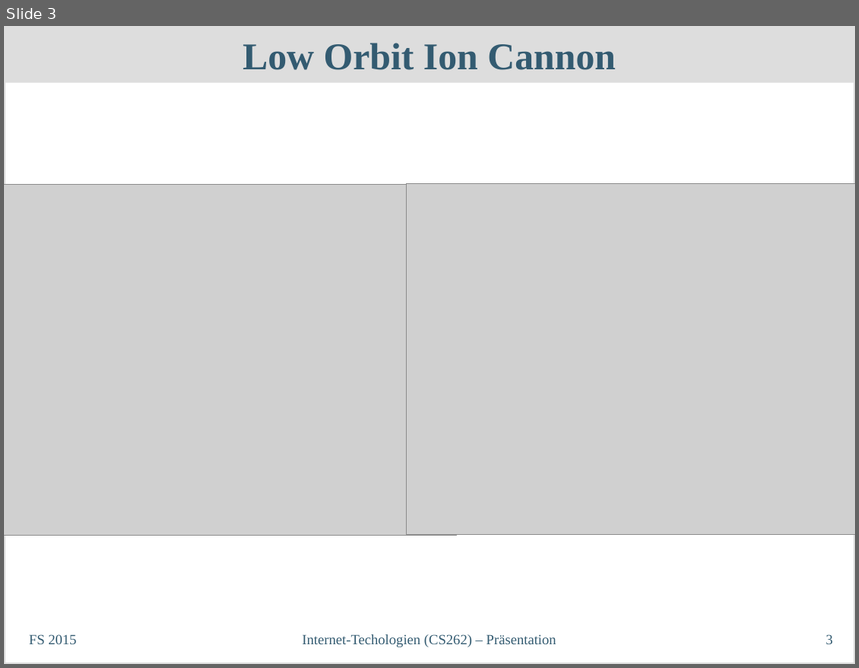
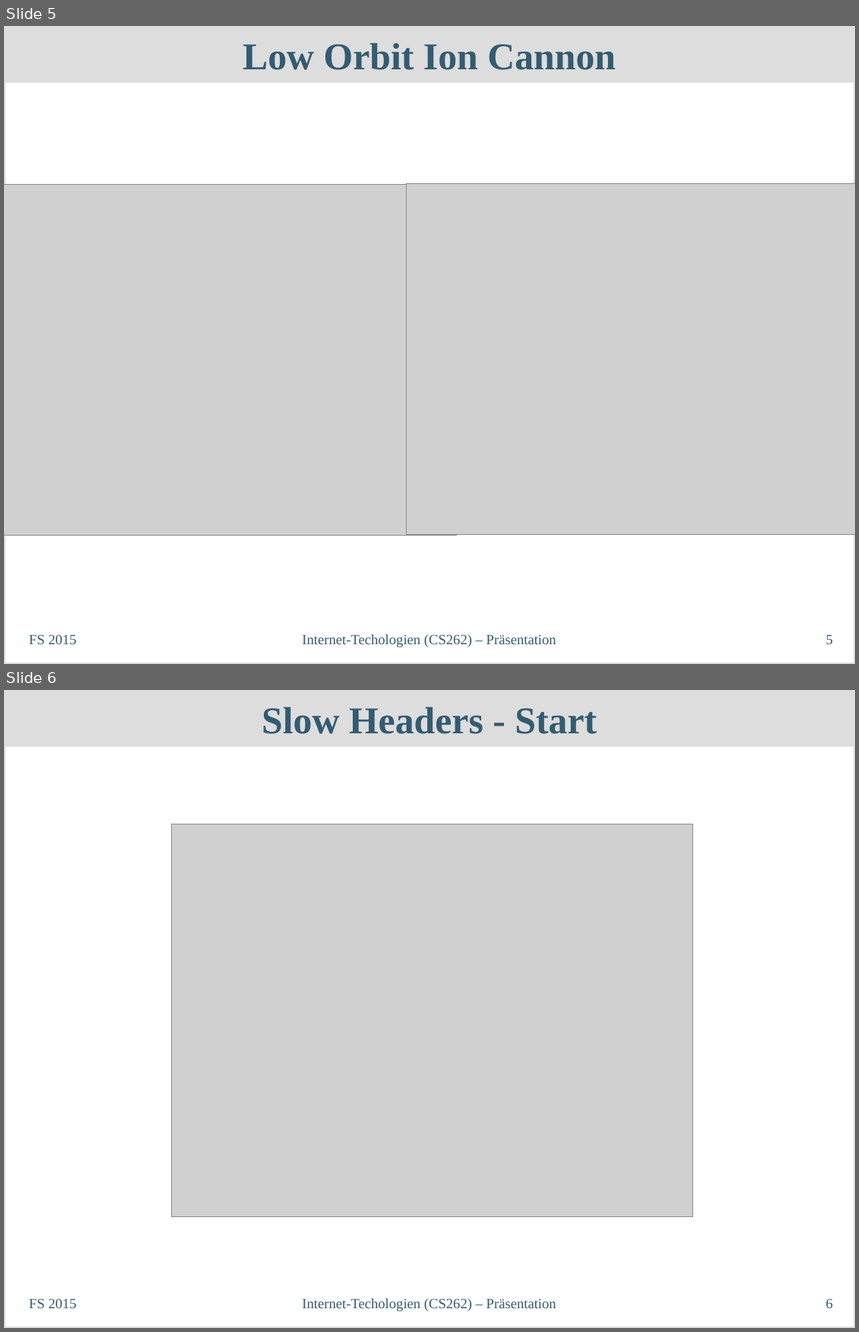
Before and after one commit to philipp-oldenburg/dos, a slide deck: Abschlusspräsentation/InetTech-Präsentation.odp. Shown one above the other, each under a label of ours: slide 3 before the commit, slides 5 and 6 after it. The pictures are 859x668 and 859x1332 pixels, drawn with LibreOffice and Linux fonts; fonts in the diff are those of the drawing; grey boxes stand for pictures. Boxes give left, top, right and bottom in pixels: in the first picture for what was removed or moved away, otherwise in the second. Text is boxed around its words. In the diff, an @@ line names an element or a change of style, - is before the commit and + after.

```diff
--- a/Abschlusspräsentation/InetTech-Präsentation.odp
+++ b/Abschlusspräsentation/InetTech-Präsentation.odp
@@ slide 6 added at box(4, 690, 855, 1328), background #FFFFFF; not listed: 1 template element that a slide beside it also shows @@
@@ title added at box(4, 690, 855, 747), fill #DDDDDD, 32 pt, text #335B71, bold @@
+Slow Headers - Start
@@ picture added at box(172, 824, 693, 1216) @@
@@ text added at box(29, 1299, 76, 1309), 12 pt, text #335B71 @@
+FS 2015
@@ text added at box(302, 1299, 557, 1312), 12 pt, text #335B71 @@
+Internet-Techologien (CS262) – Präsentation
@@ page number added at box(826, 1299, 833, 1309), 12 pt, text #335B71 @@
+6
@@ what was slide 3 is now slide 5 @@
@@ page number at box(826, 635, 833, 645): text changed @@
-3
+5
```
Also in this commit, not shown: 1 slide changed, 2 other slides added.
